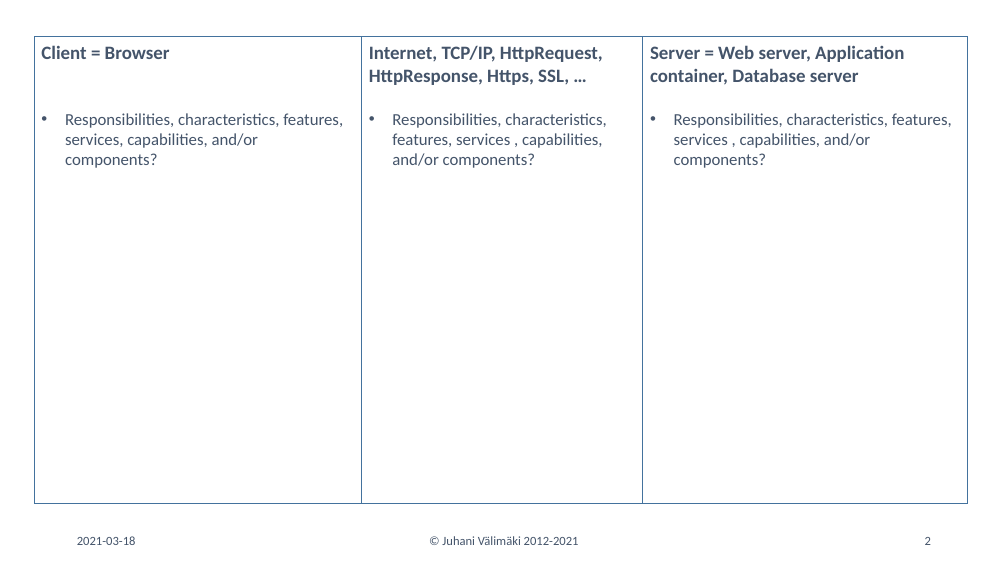
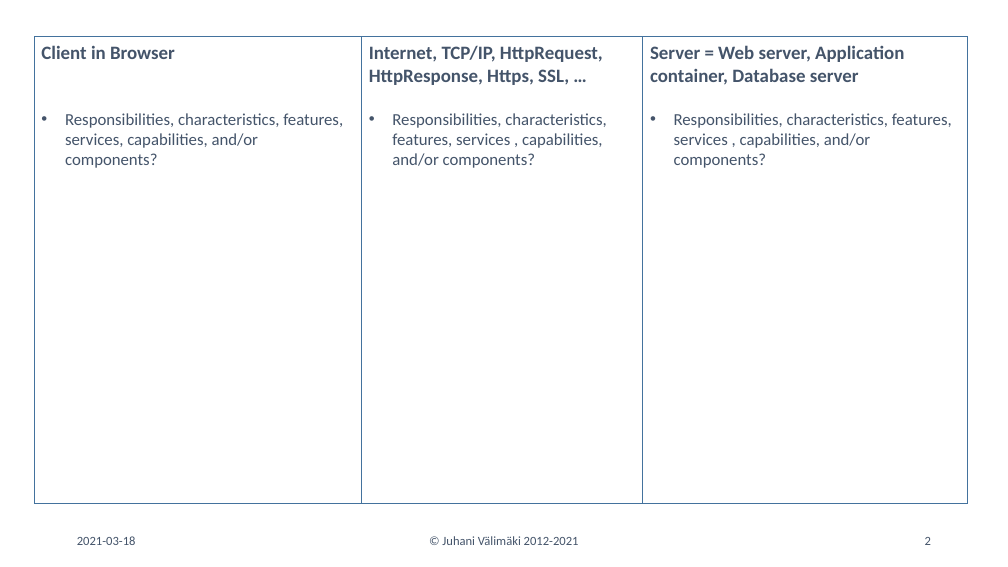
Before and after one commit to valju/docs_backend_design, a slide deck: slide 2 of Responsibilities_services_or_components_ClientCarrierServer.pptx. Drawn at 1008x567 pixels with LibreOffice and Linux fonts; fonts in the diff are those of the drawing. Boxes give left, top, right and bottom in pixels: in the first picture for what was removed or moved away, otherwise in the second. Text is boxed around its words. In the diff, an @@ line names an element or a change of style, - is before the commit and + after.

```diff
--- a/Responsibilities_services_or_components_ClientCarrierServer.pptx
+++ b/Responsibilities_services_or_components_ClientCarrierServer.pptx
@@ text in rectangle at [41, 45, 175, 59]: text changed @@
-Client = Browser
+Client in Browser
```
Also in this commit, not shown: 1 other slide changed, 5 other files.
